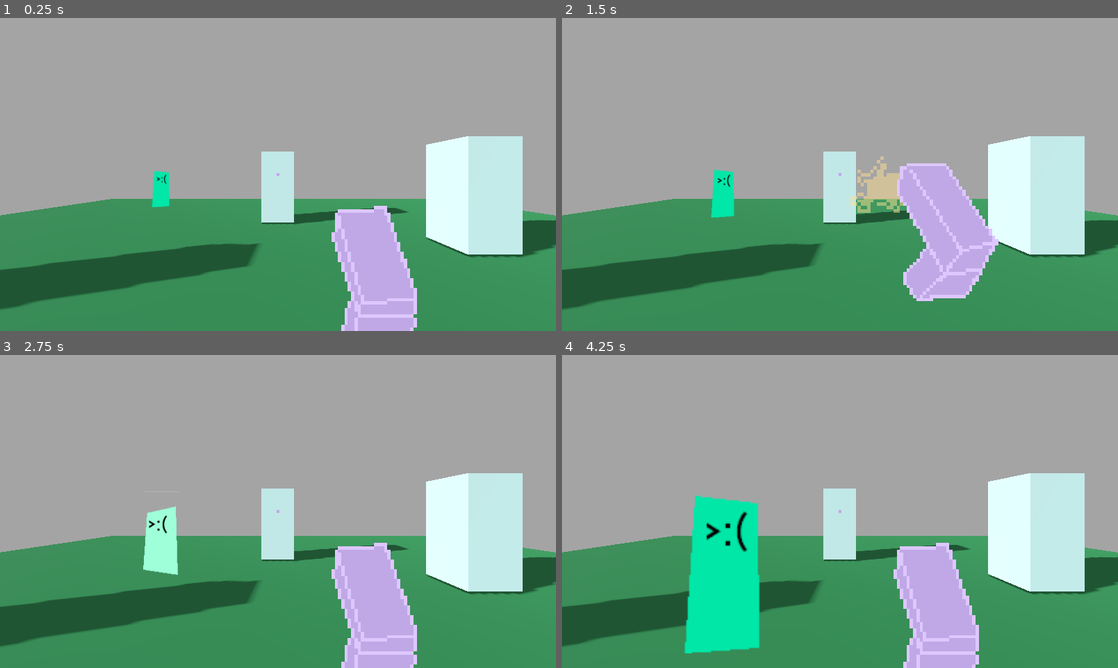
Above: before the commit, frames 1-4 (two rows, left to right).
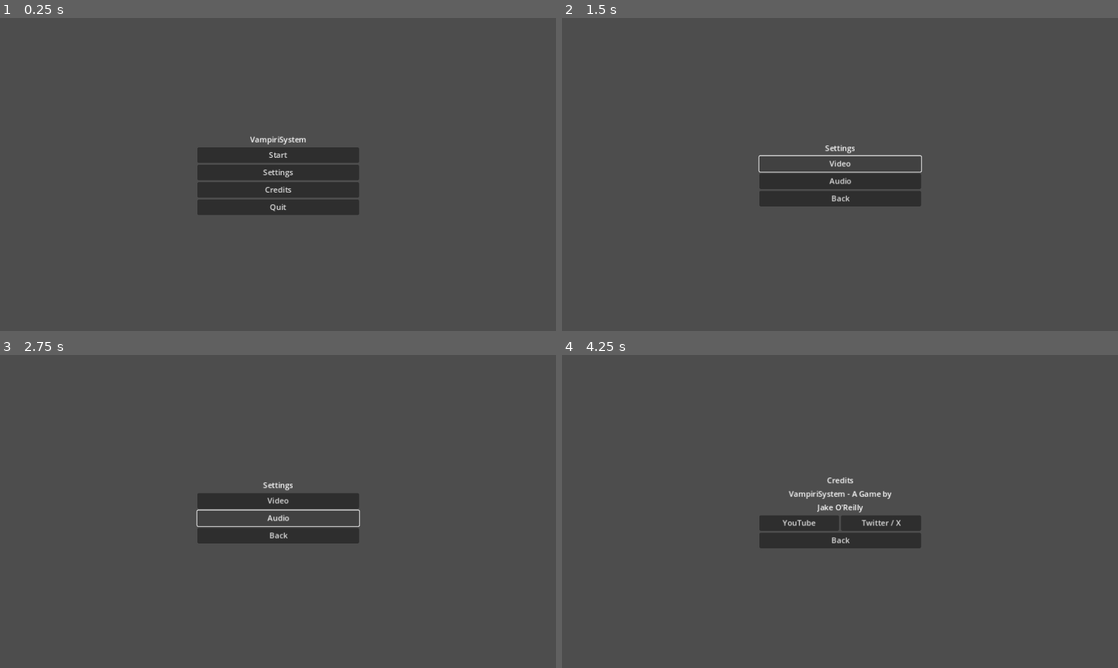
Above: after the commit, the same moments.

Repository: JakeDaSpud/VampiriSystem
Game: Godot game, scene res://Scenes/Menus/Main Menu.tscn
The game is run twice, just before and just after one commit, with the same random seed, the same clock (stepped at 60 frames per second) and the same inputs. Before the commit the project starts from res://Levels/Level_99_Example.tscn.
Inputs (mouse positions are in pixels of both pictures, inside the frame that each line leads up to):
- Up to frame 1 (0.25 s): no input
- Up to frame 2 (1.5 s): click (840, 171) at 0.5 s, where only the run after the commit has a clickable "Settings"; click (840, 165) at 1.25 s, where only the run after the commit has a clickable "Video"
- Up to frame 3 (2.75 s): click (278, 517) at 2 s, where only the run after the commit has a clickable "Audio"
- Up to frame 4 (4.25 s): click (840, 536) at 2.75 s, where only the run after the commit has a clickable "Back"; click (840, 527) at 3.5 s, where only the run after the commit has a clickable "Credits"

The runs differ from the first frame. In frame 1, 100% of the frame differs, in the area x 0-100%, y 0-100%; in frame 2, 100%; in frame 3, 100%; in frame 4, 100%.

Commit message:
:construction: Started Level 02 greybox
:lipstick: Added main, credits, settings menus

Diff:
--- a/Entities/Player/player.gd
+++ b/Entities/Player/player.gd
@@ -44,7 +44,8 @@
 
 	# Exit game
 	if Input.is_action_just_pressed("exit"):
-		get_tree().quit()
+		Input.mouse_mode = Input.MOUSE_MODE_VISIBLE
+		get_tree().change_scene_to_file("res://Scenes/Menus/Main Menu.tscn")
 
 	# Restart game
 	if Input.is_action_just_pressed("restart"):
@@ -64,12 +65,6 @@
 	# Player dead, don't do anything
 	if dead:
 
-		# Gradually increase interpolation factor
-		#interpolation_factor += delta / 0.2
-
-		# Clamp the value to be 0.0 to 1.0
-		#interpolation_factor = clamp(interpolation_factor, 0.0, 1.0)
-
 		# Lerp Camera to turn head
 		if $Camera3D.rotation.z < deg_to_rad(80):
 
@@ -84,30 +79,12 @@
 				next_delta_rotate_z = ease(0.15, 1.5)
 
 			if $Camera3D.position.y >= 0.20:
-				# Lerp Camera to hit ground
-				# From pos.y 1.5m to 0.2m
-				# Very choppy this way
-				# Old Way (1)
-				#$Camera3D.position.y = (lerp_angle(1.5, 0.2, next_delta_rotate_z*10))
-
 				# Old Way (2)
 				$Camera3D.position.y = $Camera3D.position.y - clamp($Camera3D.rotation.z, 0.0, 1.0) + 0.2
-
-				# Hybrid Way (3)
-				#$Camera3D.position.y = $Camera3D.position.y - lerp_angle(1.5, 0.2, next_delta_rotate_z*10)
 			else:
 				$Camera3D.position.y = 0.19
 
 			$Camera3D.rotate_z(lerp_angle(0.0, deg_to_rad(90), next_delta_rotate_z))
-
-			#var target_rotation = cubic_interpolate(0.0, deg_to_rad(180), deg_to_rad(-180), deg_to_rad(720), interpolation_factor)
-			#$Camera3D.rotation.z = target_rotation
-
-			# Smooth linear head tilt
-			#$Camera3D.rotate_z(lerp(0.0, deg_to_rad(90), 0.05))
-
-			# OLD WAY OF TRYING TO CURVE IT
-			#$Camera3D.rotate_z(cubic_interpolate(0.0, deg_to_rad(90), 0, deg_to_rad(90), 0.1))
 
 		return
 
--- a/Levels/Level_00_Car.tscn
+++ b/Scenes/Levels/Level_00_Car.tscn
@@ -1,9 +1,9 @@
 [gd_scene load_steps=16 format=3 uid="uid://cjdvh3cf0c1xm"]
 
 [ext_resource type="PackedScene" uid="uid://r0mlur02hwy0" path="res://Entities/Player/player.tscn" id="1_lmu8m"]
-[ext_resource type="Script" path="res://Levels/Moving_Objects.gd" id="2_qcgvd"]
+[ext_resource type="Script" path="res://Scenes/Levels/Moving_Objects.gd" id="2_qcgvd"]
 [ext_resource type="PackedScene" uid="uid://dsw4q67msbm5n" path="res://Assets/Programmer-Art/Programmer-Models/Tree.tscn" id="2_r30b6"]
-[ext_resource type="Script" path="res://Levels/Trigger-Next_Level.gd" id="3_pnof4"]
+[ext_resource type="Script" path="res://Scenes/Levels/Trigger-Next_Level.gd" id="3_pnof4"]
 
 [sub_resource type="StandardMaterial3D" id="StandardMaterial3D_sa2q8"]
 albedo_color = Color(0.219608, 0.529412, 0.333333, 1)
--- a/Levels/Level_01_Gates.tscn
+++ b/Scenes/Levels/Level_01_Gates.tscn
@@ -4,8 +4,8 @@
 [ext_resource type="PackedScene" uid="uid://dsw4q67msbm5n" path="res://Assets/Programmer-Art/Programmer-Models/Tree.tscn" id="1_fcnfc"]
 [ext_resource type="PackedScene" uid="uid://ckxqki7lullkd" path="res://Assets/Programmer-Art/Programmer-Models/Column.tscn" id="2_had1o"]
 [ext_resource type="PackedScene" uid="uid://chpwd8mofe76k" path="res://Assets/Programmer-Art/Programmer-Models/Fence.tscn" id="3_tsmpf"]
-[ext_resource type="Script" path="res://Levels/Trigger-Gate_Open.gd" id="4_y6j67"]
-[ext_resource type="Script" path="res://Levels/Trigger-Next_Level.gd" id="5_ggr2w"]
+[ext_resource type="Script" path="res://Scenes/Levels/Trigger-Gate_Open.gd" id="4_y6j67"]
+[ext_resource type="Script" path="res://Scenes/Levels/Trigger-Next_Level.gd" id="5_ggr2w"]
 
 [sub_resource type="GDScript" id="GDScript_4ldbf"]
 script/source = "extends Node3D
--- /dev/null
+++ b/Scenes/Levels/Level_02_Prison.tscn
@@ -0,0 +1,123 @@
+[gd_scene load_steps=2 format=3 uid="uid://d1brhp56086ok"]
+
+[ext_resource type="PackedScene" uid="uid://r0mlur02hwy0" path="res://Entities/Player/player.tscn" id="1_o5wme"]
+
+[node name="Level02Prison" type="Node3D"]
+
+[node name="Player" parent="." instance=ExtResource("1_o5wme")]
+
+[node name="Environment" type="Node3D" parent="."]
+
+[node name="Prison Room" type="Node3D" parent="Environment"]
+
+[node name="Floor" type="Node3D" parent="Environment/Prison Room"]
+
+[node name="CSGBox3D" type="CSGBox3D" parent="Environment/Prison Room/Floor"]
+transform = Transform3D(1, 0, 0, 0, 1, 0, 0, 0, 1, -1, -0.5, -0.5)
+snap = 0.5
+size = Vector3(6, 1, 3)
+
+[node name="CSGBox3D4" type="CSGBox3D" parent="Environment/Prison Room/Floor"]
+transform = Transform3D(1, 0, 0, 0, 1, 0, 0, 0, 1, -5, -0.5, -5.5)
+snap = 0.5
+size = Vector3(14, 1, 7)
+
+[node name="CSGBox3D2" type="CSGBox3D" parent="Environment/Prison Room/Floor"]
+transform = Transform3D(1, 0, 0, 0, 1, 0, 0, 0, 1, -8.5, -0.5, -0.5)
+snap = 0.5
+size = Vector3(5, 1, 3)
+
+[node name="CSGBox3D3" type="CSGBox3D" parent="Environment/Prison Room/Floor"]
+transform = Transform3D(-4.37114e-08, 0, -1, 0, 1, 0, 1, 0, -4.37114e-08, -13.5, -0.5, -5.5)
+snap = 0.5
+size = Vector3(5, 1, 3)
+
+[node name="CSGBox3D5" type="CSGBox3D" parent="Environment/Prison Room/Floor"]
+transform = Transform3D(-4.37114e-08, 0, -1, 0, 1, 0, 1, 0, -4.37114e-08, 4.5, -0.5, -6)
+snap = 0.5
+size = Vector3(4, 1, 5)
+
+[node name="Hallway" type="Node3D" parent="Environment"]
+
+[node name="Floor" type="Node3D" parent="Environment/Hallway"]
+
+[node name="CSGBox3D6" type="CSGBox3D" parent="Environment/Hallway/Floor"]
+transform = Transform3D(-4.37114e-08, 0, -1, 0, 1, 0, 1, 0, -4.37114e-08, -9.5, -0.5, -9.5)
+snap = 0.5
+size = Vector3(1, 1, 3)
+
+[node name="CSGBox3D7" type="CSGBox3D" parent="Environment/Hallway/Floor"]
+transform = Transform3D(1, 0, 0, 0, 1, 0, 0, 0, 1, -15, -0.5, -11.5)
+snap = 0.5
+size = Vector3(18, 1, 3)
+
+[node name="CSGBox3D10" type="CSGBox3D" parent="Environment/Hallway/Floor"]
+transform = Transform3D(1, 0, 0, 0, 1, 0, 0, 0, 1, -9.5, -0.5, -26.5)
+snap = 0.5
+size = Vector3(1, 1, 5)
+
+[node name="CSGBox3D8" type="CSGBox3D" parent="Environment/Hallway/Floor"]
+transform = Transform3D(-4.37114e-08, 0, 1, 0, 1, 0, -1, 0, -4.37114e-08, -7.5, -0.5, -22)
+snap = 0.5
+size = Vector3(18, 1, 3)
+
+[node name="Bathroom" type="Node3D" parent="Environment"]
+
+[node name="Floor" type="Node3D" parent="Environment/Bathroom"]
+
+[node name="CSGBox3D9" type="CSGBox3D" parent="Environment/Bathroom/Floor"]
+transform = Transform3D(1, 0, 0, 0, 1, 0, 0, 0, 1, -27, -0.5, -13.5)
+snap = 0.5
+size = Vector3(6, 1, 9)
+
+[node name="Security" type="Node3D" parent="Environment"]
+
+[node name="Floor" type="Node3D" parent="Environment/Security"]
+
+[node name="CSGBox3D7" type="CSGBox3D" parent="Environment/Security/Floor"]
+transform = Transform3D(1, 0, 0, 0, 1, 0, 0, 0, 1, -16.5, -0.5, -17.5)
+snap = 0.5
+size = Vector3(13, 1, 7)
+
+[node name="CSGBox3D8" type="CSGBox3D" parent="Environment/Security/Floor"]
+transform = Transform3D(1, 0, 0, 0, 1, 0, 0, 0, 1, -17.5, -0.5, -13.5)
+snap = 0.5
+size = Vector3(3, 1, 1)
+
+[node name="Garden" type="Node3D" parent="Environment"]
+
+[node name="Floor" type="Node3D" parent="Environment/Garden"]
+
+[node name="CSGBox3D7" type="CSGBox3D" parent="Environment/Garden/Floor"]
+transform = Transform3D(1, 0, 0, 0, 1, 0, 0, 0, 1, 2, -0.5, -13.5)
+snap = 0.5
+size = Vector3(10, 1, 5)
+
+[node name="CSGBox3D8" type="CSGBox3D" parent="Environment/Garden/Floor"]
+transform = Transform3D(1, 0, 0, 0, 1, 0, 0, 0, 1, -4.5, -0.5, -13.5)
+snap = 0.5
+size = Vector3(3, 1, 3)
+
+[node name="Dorm" type="Node3D" parent="Environment"]
+
+[node name="Floor" type="Node3D" parent="Environment/Dorm"]
+
+[node name="CSGBox3D7" type="CSGBox3D" parent="Environment/Dorm/Floor"]
+transform = Transform3D(1, 0, 0, 0, 1, 0, 0, 0, 1, 0, -0.5, -21.5)
+snap = 0.5
+size = Vector3(10, 1, 9)
+
+[node name="CSGBox3D8" type="CSGBox3D" parent="Environment/Dorm/Floor"]
+transform = Transform3D(1, 0, 0, 0, 1, 0, 0, 0, 1, -5.5, -0.5, -20.5)
+snap = 0.5
+size = Vector3(1, 1, 3)
+
+[node name="CSGBox3D9" type="CSGBox3D" parent="Environment/Dorm/Floor"]
+transform = Transform3D(1, 0, 0, 0, 1, 0, 0, 0, 1, -2, -0.5, -27.5)
+snap = 0.5
+size = Vector3(6, 1, 3)
+
+[node name="CSGBox3D10" type="CSGBox3D" parent="Environment/Dorm/Floor"]
+transform = Transform3D(1, 0, 0, 0, 1, 0, 0, 0, 1, 6.5, -0.5, -19.5)
+snap = 0.5
+size = Vector3(3, 1, 5)
--- a/Levels/Trigger-Next_Level.gd
+++ b/Scenes/Levels/Trigger-Next_Level.gd
@@ -17,11 +17,13 @@
 		print("Trying to Load Level: ", nextLevelIndex)
 
 		if (nextLevelIndex == 99):
-			get_tree().change_scene_to_file("res://Levels/Level_99_Example.tscn")
+			get_tree().change_scene_to_file("res://Scenes/Levels/Level_99_Example.tscn")
 		elif (nextLevelIndex == 0):
-			get_tree().change_scene_to_file("res://Levels/Level_00_Car.tscn")
+			get_tree().change_scene_to_file("res://Scenes/Levels/Level_00_Car.tscn")
 		elif (nextLevelIndex == 1):
-			get_tree().change_scene_to_file("res://Levels/Level_01_Gates.tscn")
+			get_tree().change_scene_to_file("res://Scenes/Levels/Level_01_Gates.tscn")
+		elif (nextLevelIndex == 2):
+			get_tree().change_scene_to_file("res://Scenes/Levels/Level_02_Prison.tscn")
 		else:
 			print("Invalid Next Level Index")
-			get_tree().change_scene_to_file("res://Levels/Level_99_Example.tscn")
+			get_tree().change_scene_to_file("res://Scenes/Levels/Level_99_Example.tscn")
--- /dev/null
+++ b/Scenes/Menus/Credits Menu.tscn
@@ -0,0 +1,79 @@
+[gd_scene load_steps=2 format=3 uid="uid://dgbuskba5vkkb"]
+
+[ext_resource type="Script" path="res://Scenes/Menus/Settings Menu.gd" id="1_mijsv"]
+
+[node name="CreditsMenu" type="Control"]
+layout_mode = 3
+anchors_preset = 15
+anchor_right = 1.0
+anchor_bottom = 1.0
+grow_horizontal = 2
+grow_vertical = 2
+script = ExtResource("1_mijsv")
+
+[node name="MarginContainer" type="MarginContainer" parent="."]
+layout_mode = 1
+anchors_preset = 8
+anchor_left = 0.5
+anchor_top = 0.5
+anchor_right = 0.5
+anchor_bottom = 0.5
+offset_left = -167.5
+offset_top = -122.0
+offset_right = 167.5
+offset_bottom = 122.0
+grow_horizontal = 2
+grow_vertical = 2
+
+[node name="VBoxContainer" type="VBoxContainer" parent="MarginContainer"]
+layout_mode = 2
+size_flags_vertical = 4
+
+[node name="Credits Header" type="RichTextLabel" parent="MarginContainer/VBoxContainer"]
+layout_mode = 2
+size_flags_horizontal = 4
+tooltip_text = "Credits"
+text = "Credits"
+fit_content = true
+autowrap_mode = 0
+
+[node name="RichTextLabel" type="RichTextLabel" parent="MarginContainer/VBoxContainer"]
+layout_mode = 2
+size_flags_horizontal = 4
+text = "VampiriSystem - A Game by"
+fit_content = true
+autowrap_mode = 0
+
+[node name="RichTextLabel2" type="RichTextLabel" parent="MarginContainer/VBoxContainer"]
+layout_mode = 2
+size_flags_horizontal = 4
+tooltip_text = "Name of the Game's Creator"
+text = "Jake O'Reilly"
+fit_content = true
+autowrap_mode = 0
+
+[node name="HBoxContainer" type="HBoxContainer" parent="MarginContainer/VBoxContainer"]
+layout_mode = 2
+
+[node name="YT Link" type="Button" parent="MarginContainer/VBoxContainer/HBoxContainer"]
+layout_mode = 2
+size_flags_horizontal = 3
+size_flags_vertical = 4
+tooltip_text = "Link to Jake O'Reilly's YouTube Channel"
+text = "YouTube"
+
+[node name="Twitter Link" type="Button" parent="MarginContainer/VBoxContainer/HBoxContainer"]
+layout_mode = 2
+size_flags_horizontal = 3
+size_flags_vertical = 4
+tooltip_text = "Link to Jake O'Reilly's Twitter / X Account"
+text = "Twitter / X"
+
+[node name="Back" type="Button" parent="MarginContainer/VBoxContainer"]
+layout_mode = 2
+tooltip_text = "Back Button"
+text = "Back"
+
+[connection signal="pressed" from="MarginContainer/VBoxContainer/HBoxContainer/YT Link" to="." method="_on_yt_link_pressed"]
+[connection signal="pressed" from="MarginContainer/VBoxContainer/HBoxContainer/Twitter Link" to="." method="_on_twitter_link_pressed"]
+[connection signal="pressed" from="MarginContainer/VBoxContainer/Back" to="." method="_on_back_pressed"]
--- /dev/null
+++ b/Scenes/Menus/Main Menu.gd
@@ -0,0 +1,17 @@
+extends Control
+
+# Begin New Game
+func _on_start_pressed():
+	get_tree().change_scene_to_file("res://Scenes/Levels/Level_00_Car.tscn")
+
+# Switch to Settings Menu
+func _on_settings_pressed():
+	get_tree().change_scene_to_file("res://Scenes/Menus/Settings Menu.tscn")
+
+# Open Credits Popup
+func _on_credits_pressed():
+	get_tree().change_scene_to_file("res://Scenes/Menus/Credits Menu.tscn")
+
+# Quit Game
+func _on_quit_pressed():
+	get_tree().quit()
--- /dev/null
+++ b/Scenes/Menus/Main Menu.tscn
@@ -0,0 +1,63 @@
+[gd_scene load_steps=2 format=3 uid="uid://daxfl371hu3tj"]
+
+[ext_resource type="Script" path="res://Scenes/Menus/Main Menu.gd" id="1_pd3c6"]
+
+[node name="MainMenu" type="Control"]
+layout_mode = 3
+anchors_preset = 15
+anchor_right = 1.0
+anchor_bottom = 1.0
+grow_horizontal = 2
+grow_vertical = 2
+script = ExtResource("1_pd3c6")
+
+[node name="MarginContainer" type="MarginContainer" parent="."]
+layout_mode = 1
+anchors_preset = 8
+anchor_left = 0.5
+anchor_top = 0.5
+anchor_right = 0.5
+anchor_bottom = 0.5
+offset_left = -167.5
+offset_top = -122.0
+offset_right = 167.5
+offset_bottom = 122.0
+grow_horizontal = 2
+grow_vertical = 2
+
+[node name="VBoxContainer" type="VBoxContainer" parent="MarginContainer"]
+layout_mode = 2
+size_flags_vertical = 4
+
+[node name="RichTextLabel" type="RichTextLabel" parent="MarginContainer/VBoxContainer"]
+layout_mode = 2
+size_flags_horizontal = 4
+tooltip_text = "VampiriSystem Logo"
+text = "VampiriSystem"
+fit_content = true
+autowrap_mode = 0
+
+[node name="Start" type="Button" parent="MarginContainer/VBoxContainer"]
+layout_mode = 2
+tooltip_text = "Start Game Button"
+text = "Start"
+
+[node name="Settings" type="Button" parent="MarginContainer/VBoxContainer"]
+layout_mode = 2
+tooltip_text = "Settings Menu Button"
+text = "Settings"
+
+[node name="Credits" type="Button" parent="MarginContainer/VBoxContainer"]
+layout_mode = 2
+tooltip_text = "View Credits Button"
+text = "Credits"
+
+[node name="Quit" type="Button" parent="MarginContainer/VBoxContainer"]
+layout_mode = 2
+tooltip_text = "Quit Game Button"
+text = "Quit"
+
+[connection signal="pressed" from="MarginContainer/VBoxContainer/Start" to="." method="_on_start_pressed"]
+[connection signal="pressed" from="MarginContainer/VBoxContainer/Settings" to="." method="_on_settings_pressed"]
+[connection signal="pressed" from="MarginContainer/VBoxContainer/Credits" to="." method="_on_credits_pressed"]
+[connection signal="pressed" from="MarginContainer/VBoxContainer/Quit" to="." method="_on_quit_pressed"]
--- /dev/null
+++ b/Scenes/Menus/Settings Menu.gd
@@ -0,0 +1,10 @@
+extends Control
+
+func _on_back_pressed():
+	get_tree().change_scene_to_file("res://Scenes/Menus/Main Menu.tscn")
+
+func _on_yt_link_pressed():
+	OS.shell_open("https://www.youtube.com/@jakeoreilly")
+
+func _on_twitter_link_pressed():
+	OS.shell_open("https://twitter.com/jor_gamedev")
--- /dev/null
+++ b/Scenes/Menus/Settings Menu.tscn
@@ -0,0 +1,55 @@
+[gd_scene load_steps=2 format=3 uid="uid://bgm8d4ur5jdat"]
+
+[ext_resource type="Script" path="res://Scenes/Menus/Settings Menu.gd" id="1_vl8q8"]
+
+[node name="MainMenu" type="Control"]
+layout_mode = 3
+anchors_preset = 15
+anchor_right = 1.0
+anchor_bottom = 1.0
+grow_horizontal = 2
+grow_vertical = 2
+script = ExtResource("1_vl8q8")
+
+[node name="MarginContainer" type="MarginContainer" parent="."]
+layout_mode = 1
+anchors_preset = 8
+anchor_left = 0.5
+anchor_top = 0.5
+anchor_right = 0.5
+anchor_bottom = 0.5
+offset_left = -167.5
+offset_top = -122.0
+offset_right = 167.5
+offset_bottom = 122.0
+grow_horizontal = 2
+grow_vertical = 2
+
+[node name="VBoxContainer" type="VBoxContainer" parent="MarginContainer"]
+layout_mode = 2
+size_flags_vertical = 4
+
+[node name="Settings Header" type="RichTextLabel" parent="MarginContainer/VBoxContainer"]
+layout_mode = 2
+size_flags_horizontal = 4
+tooltip_text = "VampiriSystem Logo"
+text = "Settings"
+fit_content = true
+autowrap_mode = 0
+
+[node name="Video" type="Button" parent="MarginContainer/VBoxContainer"]
+layout_mode = 2
+tooltip_text = "Video Settings Button"
+text = "Video"
+
+[node name="Audio" type="Button" parent="MarginContainer/VBoxContainer"]
+layout_mode = 2
+tooltip_text = "Audio Settings Button"
+text = "Audio"
+
+[node name="Back" type="Button" parent="MarginContainer/VBoxContainer"]
+layout_mode = 2
+tooltip_text = "Back Button"
+text = "Back"
+
+[connection signal="pressed" from="MarginContainer/VBoxContainer/Back" to="." method="_on_back_pressed"]
--- a/project.godot
+++ b/project.godot
@@ -11,7 +11,7 @@
 [application]
 
 config/name="VampiriSystem_Demo"
-run/main_scene="res://Levels/Level_99_Example.tscn"
+run/main_scene="res://Scenes/Menus/Main Menu.tscn"
 config/features=PackedStringArray("4.2", "Forward Plus")
 config/icon="res://icon.svg"
 
Renamed: Levels/Level_99_Example.tscn -> Scenes/Levels/Level_99_Example.tscn
Renamed: Levels/Moving_Objects.gd -> Scenes/Levels/Moving_Objects.gd
Renamed: Levels/Trigger-Gate_Open.gd -> Scenes/Levels/Trigger-Gate_Open.gd
Not shown, added: Scenes/Levels/Lev2B12.tmp
Not shown, added: Scenes/Levels/LevCFC.tmp
